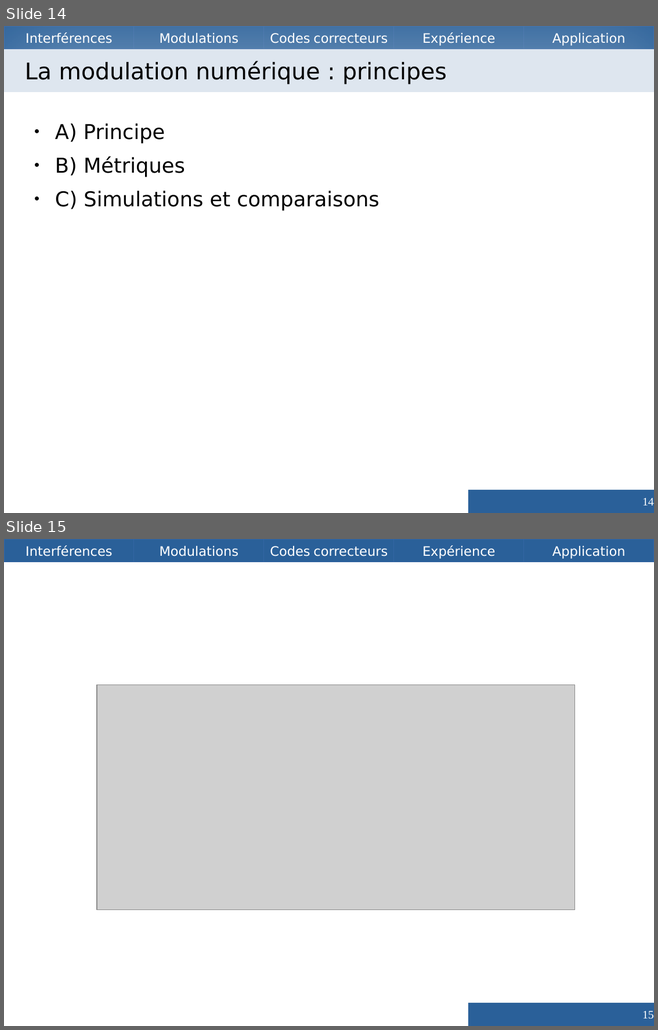
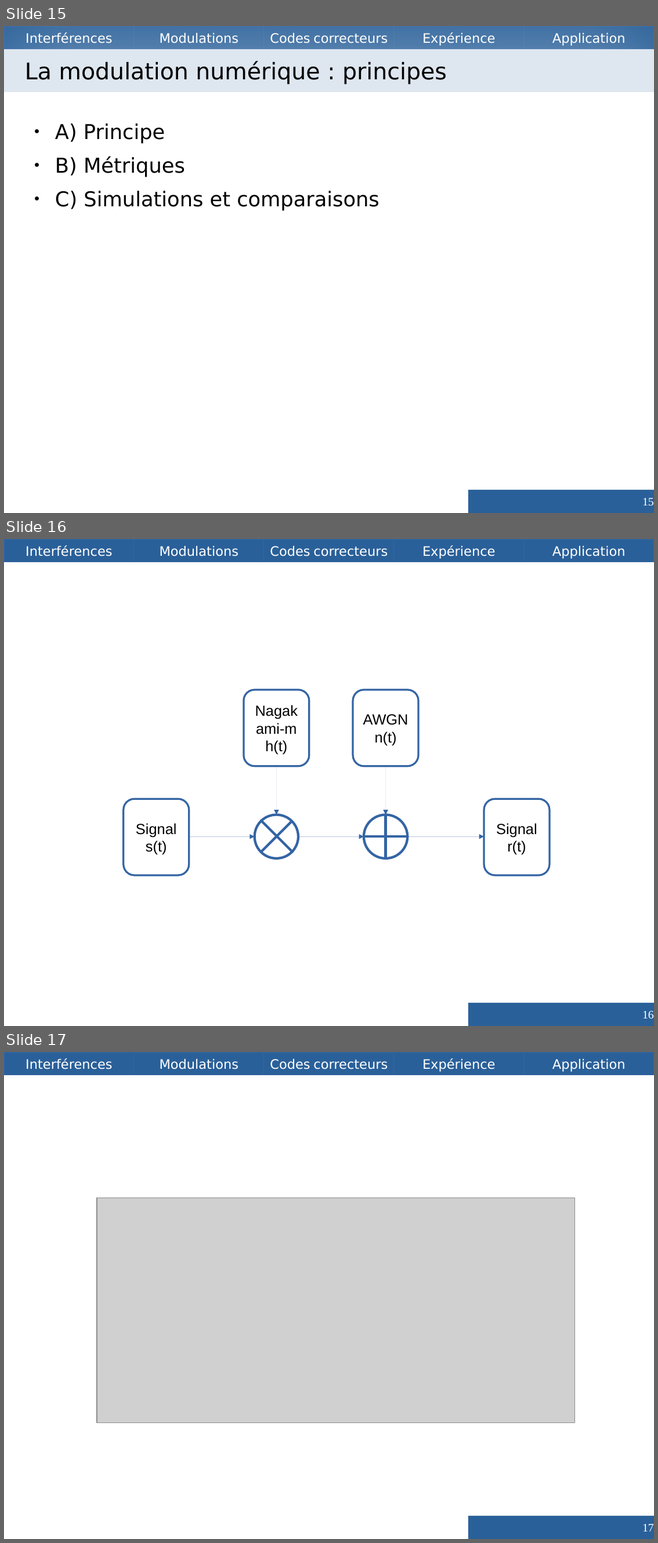
Before and after one commit to Vzrod/tipe, a slide deck: TIPE.odp. Shown one above the other, each under a label of ours: slides 14 and 15 before the commit, slides 15, 16 and 17 after it. The pictures are 658x1030 and 658x1543 pixels, drawn with LibreOffice and Linux fonts; fonts in the diff are those of the drawing; grey boxes stand for pictures. Boxes give left, top, right and bottom in pixels: in the first picture for what was removed or moved away, otherwise in the second. Text is boxed around its words. In the diff, an @@ line names an element or a change of style, - is before the commit and + after.

```diff
--- a/TIPE.odp
+++ b/TIPE.odp
@@ slide 16 added at (4, 539, 654, 1026), background #FFFFFF; not listed: 5 template elements that a slide beside it also shows @@
@@ freeform shape added at (244, 690, 308, 766), outline #3465A4 2.3 pt, 18 pt, text #000000 @@
+Nagakami-m
+h(t)
@@ freeform shape added at (353, 690, 418, 766), outline #3465A4 2.3 pt, 18 pt, text #000000 @@
+AWGN
+n(t)
@@ arrow added from (277, 766) to (277, 815), #3465A4 0 pt @@
@@ arrow added from (386, 766) to (386, 815), #3465A4 0 pt @@
@@ freeform shape added at (123, 799, 189, 875), outline #3465A4 2.3 pt, 18 pt, text #000000 @@
+Signal
+s(t)
@@ freeform shape added at (484, 799, 549, 875), outline #3465A4 2.3 pt, 18 pt, text #000000 @@
+Signal
+r(t)
@@ freeform shape added at (255, 815, 298, 859), outline #3465A4 3 pt @@
@@ freeform shape added at (364, 815, 407, 859), outline #3465A4 3 pt @@
@@ arrow added from (189, 837) to (255, 837), #3465A4 0 pt @@
@@ arrow added from (298, 837) to (364, 837), #3465A4 0 pt @@
@@ arrow added from (407, 837) to (484, 837), #3465A4 0 pt @@
@@ page number added at (468, 1003, 654, 1026), fill #2A6099, 14 pt, text #FFFFFF @@
+16
@@ what was slide 14 is now slide 15 @@
@@ page number at (642, 498, 654, 506): text changed @@
-14
+15
@@ what was slide 15 is now slide 17 @@
@@ page number at (642, 1524, 654, 1532): text changed @@
-15
+17
```
Also in this commit, not shown: 4 slides changed, 2 other slides added, 1 slide removed, 1 other file.
